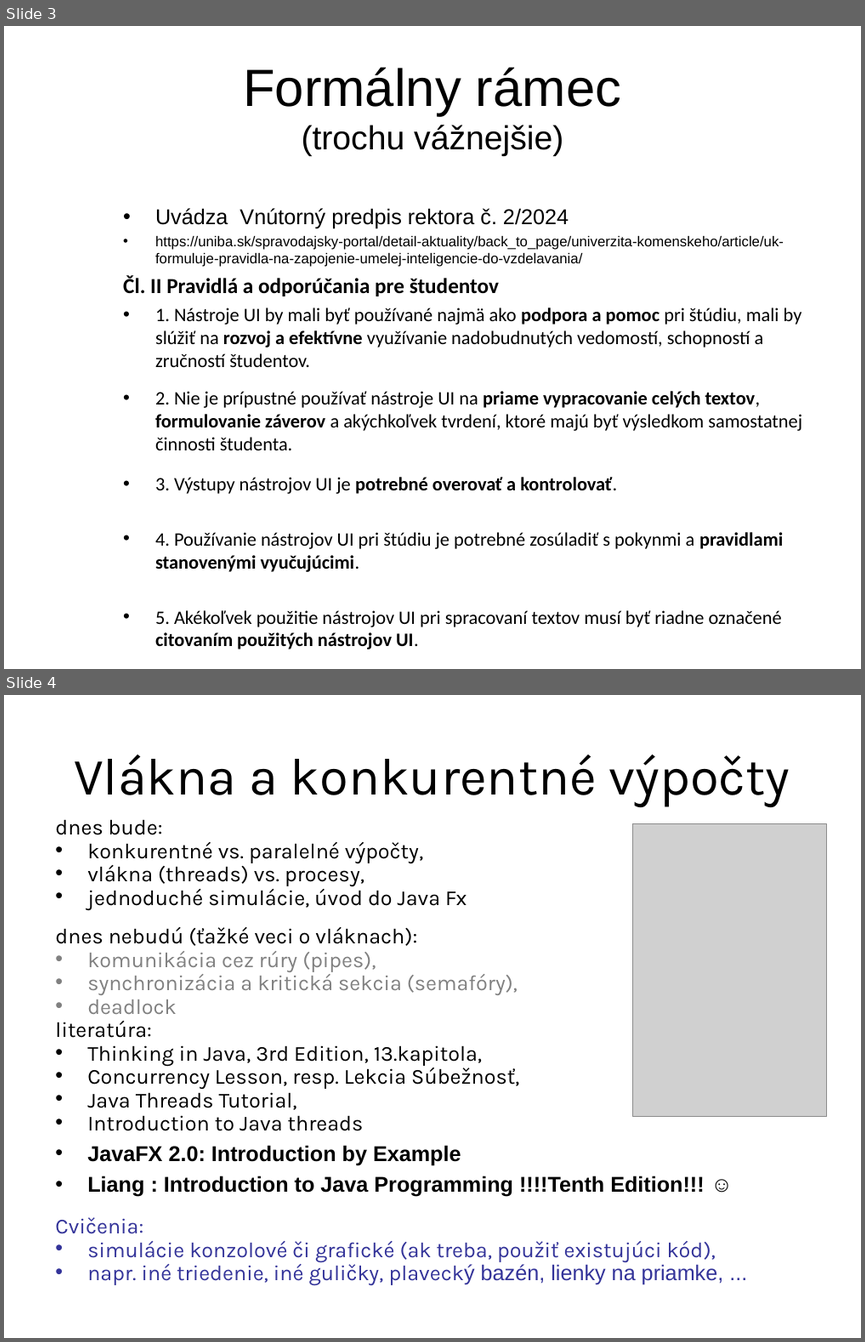
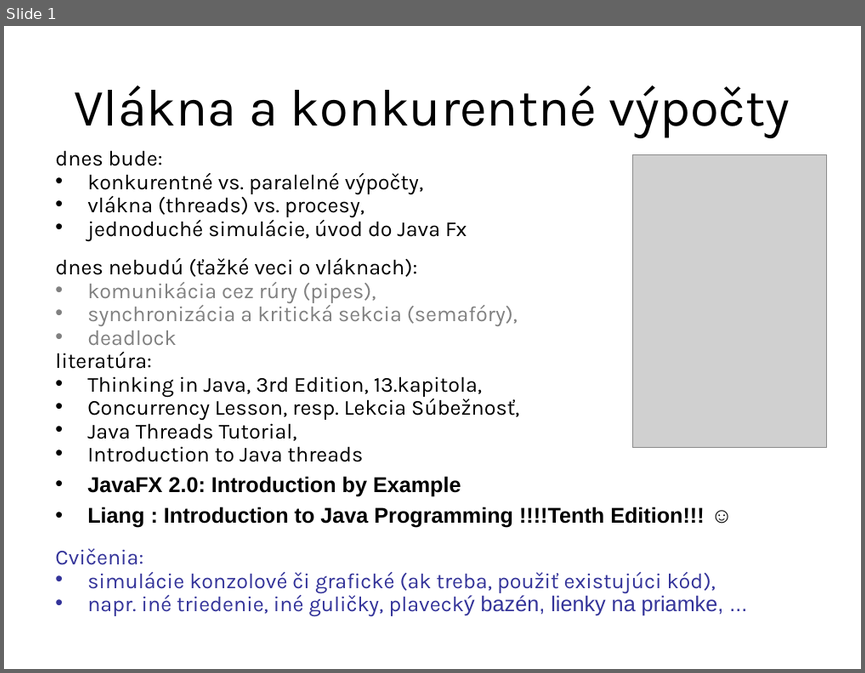
Before and after one commit to Programovanie4/Prednasky, a slide deck: 09/09_java.ppt. Shown one above the other, each under a label of ours: slides 3 and 4 before the commit, slide 1 after it. The pictures are 865x1342 and 865x673 pixels, drawn with LibreOffice and Linux fonts; fonts in the diff are those of the drawing; grey boxes stand for pictures. Boxes give left, top, right and bottom in pixels: in the first picture for what was removed or moved away, otherwise in the second. Text is boxed around its words. In the diff, an @@ line names an element or a change of style, - is before the commit and + after.

```diff
--- a/09/09_java.ppt
+++ b/09/09_java.ppt
@@ slide 3 removed at box(4, 26, 861, 669), background #FFFFFF @@
@@ title removed at box(243, 67, 621, 156) @@
-Formálny rámec
-(trochu vážnejšie)
@@ text removed at box(123, 208, 802, 649) @@
-• Uvádza Vnútorný predpis rektora č. 2/2024
-• https://uniba.sk/spravodajsky-portal/detail-aktuality/back_to_page/univerzita-komenskeho/article/uk-formuluje-pravidla-na-zapojenie-umelej-inteligencie-do-vzdelavania/
-Čl. II Pravidlá a odporúčania pre študentov
-• 1. Nástroje UI by mali byť používané najmä ako podpora a pomoc pri štúdiu, mali by slúžiť na rozvoj a efektívne využívanie nadobudnutých vedomostí, schopností a zručností študentov.
-• 2. Nie je prípustné používať nástroje UI na priame vypracovanie celých textov, formulovanie záverov a akýchkoľvek tvrdení, ktoré majú byť výsledkom samostatnej činnosti študenta.
-• 3. Výstupy nástrojov UI je potrebné overovať a kontrolovať.
-• 4. Používanie nástrojov UI pri štúdiu je potrebné zosúladiť s pokynmi a pravidlami stanovenými vyučujúcimi.
-• 5. Akékoľvek použitie nástrojov UI pri spracovaní textov musí byť riadne označené citovaním použitých nástrojov UI.
@@ what was slide 4 is now slide 1 @@
```
Also in this commit, not shown: 7 other slides removed, 3 other files.
